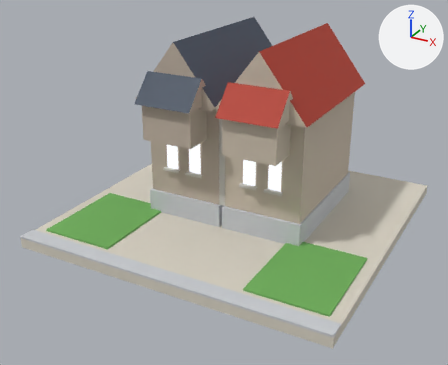
A saved change to the glTF model public/models/v2/04_lod1.glb.
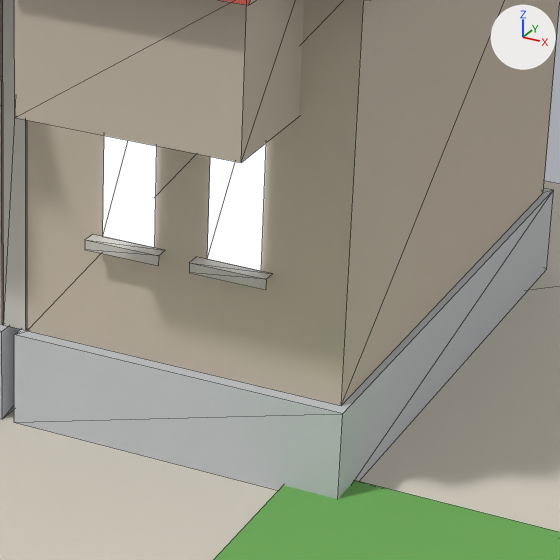
Each version is shown whole from a 50 mm lens placed at (0.813, -1.597, 0.909), pointed at (-0.021, -0.081, 0.151), then close up on the part from 49% to 79% of the width and 35% to 71% of the height. The axes (+X, +Y, +Z) are drawn at upper right. The lights are the same throughout. The first two pictures are the older version. The close-ups show mesh edges as thin lines. Vertices at exactly the same position are counted once.

Objects in the first close-up: 'b04_v2_lod1'.
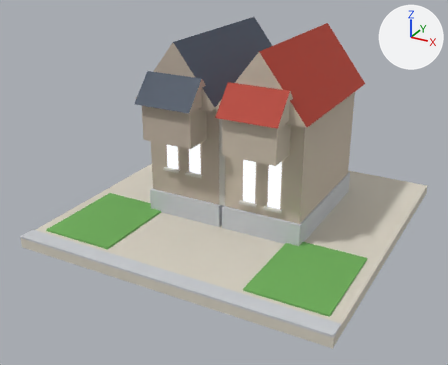
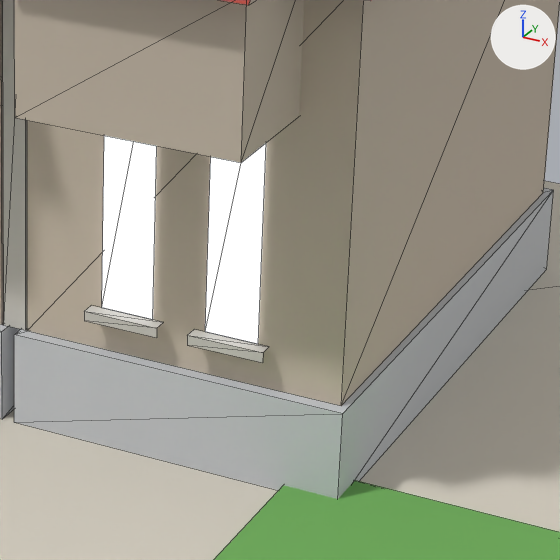
Changed parts and their boxes [x1, y1, x2, y2] in the close-ups (560 x 560 px; the box of a moved part takes in the faces that stretch with it):
part 1 of me_b04_v2_lod1, moved or reshaped
    before: [85, 234, 165, 266]
    after: [84, 305, 163, 338]
part 2 of me_b04_v2_lod1, moved or reshaped
    before: [189, 257, 272, 290]
    after: [187, 329, 269, 363]
part 3 of me_b04_v2_lod1, moved or reshaped
    before: [103, 136, 266, 271]
    after: [102, 136, 266, 344]

Patch to the scene script:
```diff
--- a/public/models/v2/04_lod1.glb.py
+++ b/public/models/v2/04_lod1.glb.py
@@ me_b04_v2_lod1 @@
 me_b04_v2_lod1.from_pydata(...)  # 150 vertices, 158 faces; spans x -0.48..0.48, y -0.48..0.48, z 0.0..0.58
 # used by ob_b04_v2_lod1; location = (0.0, 0.0, 0.0)
 # before: 142 (0.071, -0.133, 0.187) at pixel (102, 236), 143 (0.11, -0.133, 0.187) at pixel (154, 247), 144 (0.11, -0.133, 0.349), 145 (0.071, -0.133, 0.349), 146 (0.15, -0.133, 0.187) at pixel (207, 259)
 # before: 147 (0.189, -0.133, 0.187) at pixel (261, 271), 148 (0.189, -0.133, 0.349), 149 (0.15, -0.133, 0.349)
+# me_b04_v2_lod1 part 1: the loose piece of 6 vertices spanning x 0.062..0.119, y -0.144..-0.133, z 0.179..0.187 is moved by (0.0, 0.0, -0.054)
+# me_b04_v2_lod1 part 2: the loose piece of 6 vertices spanning x 0.141..0.198, y -0.144..-0.133, z 0.179..0.187 is moved by (0.0, 0.0, -0.054)
+# me_b04_v2_lod1 part 3
+for i in [142, 143, 146, 147]: me_b04_v2_lod1.vertices[i].co += Vector((0.0, 0.0, -0.054))
+for i in [144, 145, 148, 149]: me_b04_v2_lod1.vertices[i].co += Vector((0.0, 0.0, 0.012))
 me_b04_v2_lod1.materials.append(mat_paving)
```
